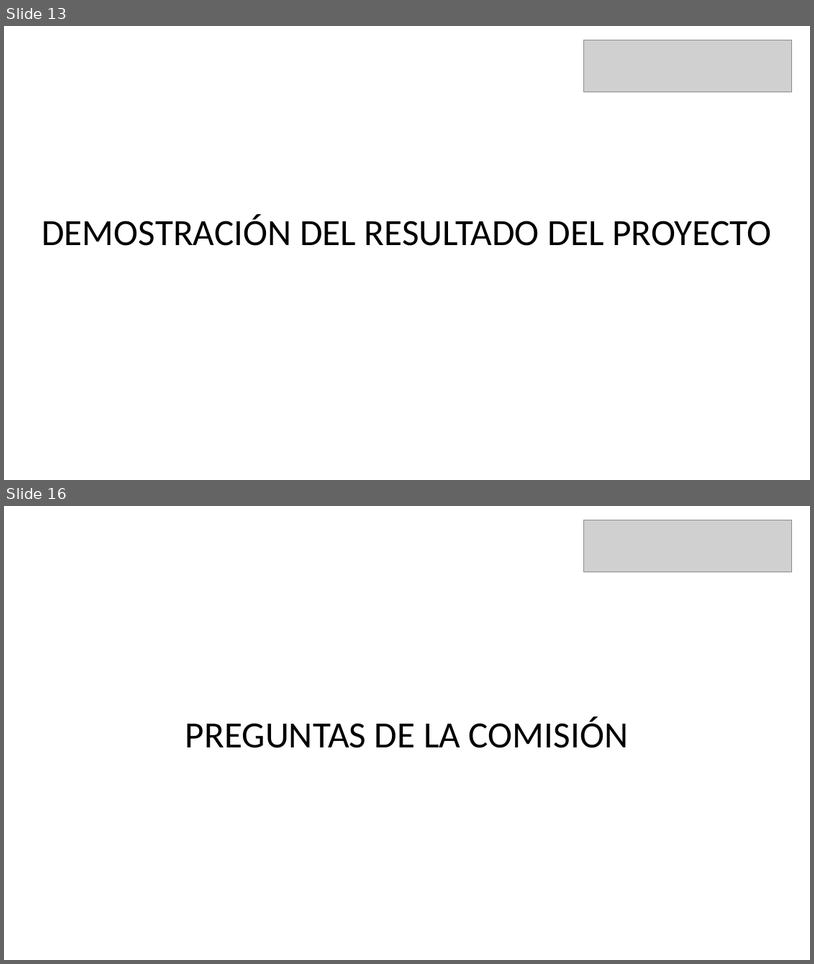
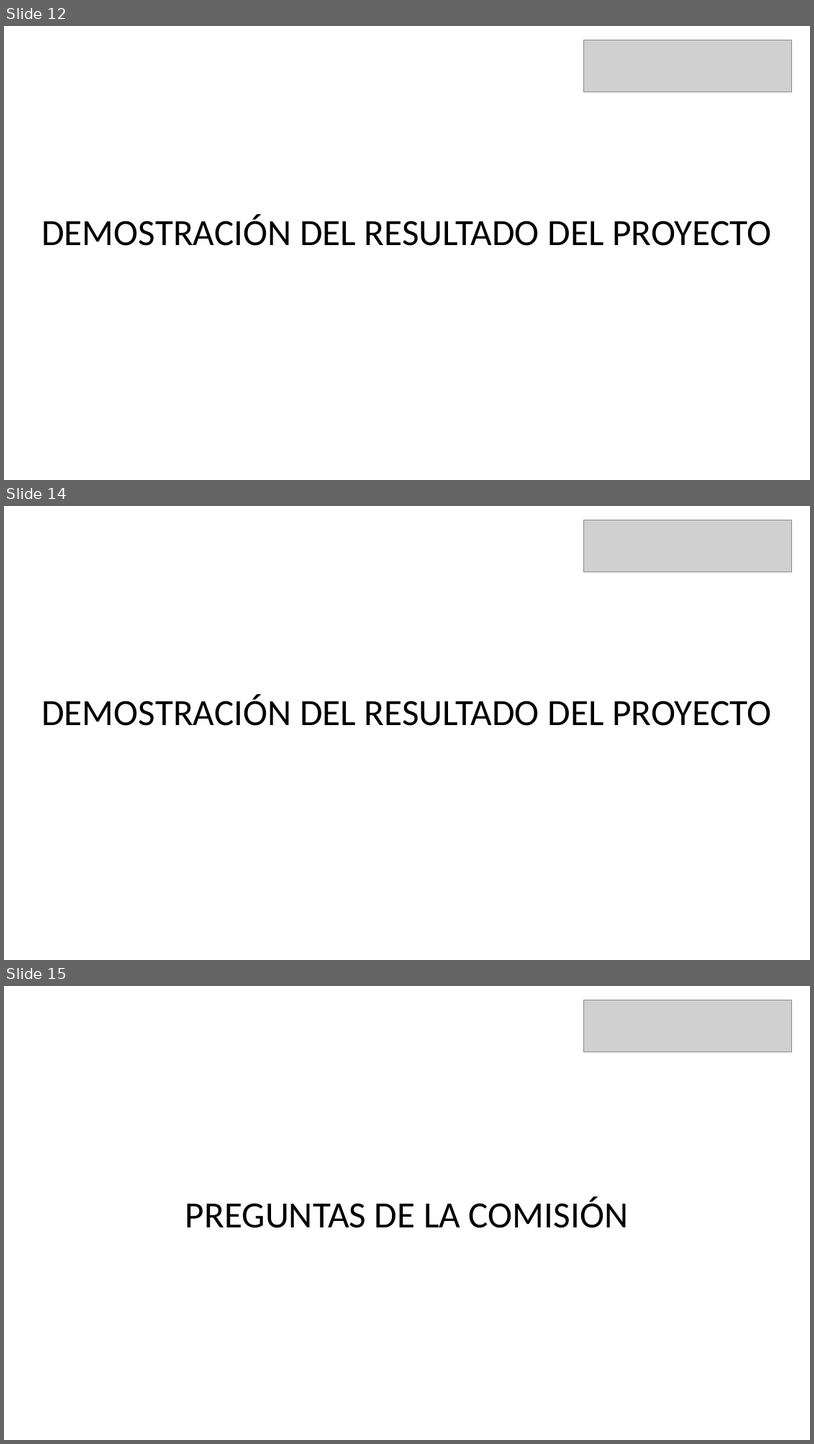
Before and after one commit to Lopr0091/DocumentosComprarata, a slide deck: FASE 3/Evidencias Grupales/Formato Presentación final.pptx. Shown one above the other, each under a label of ours: slides 13 and 16 before the commit, slides 12, 14 and 15 after it; the slides between them are not shown. The pictures are 814x964 and 814x1444 pixels, drawn with LibreOffice and Linux fonts; fonts in the diff are those of the drawing; grey boxes stand for pictures. Boxes give left, top, right and bottom in pixels: in the first picture for what was removed or moved away, otherwise in the second. Text is boxed around its words. In the diff, an @@ line names an element or a change of style, - is before the commit and + after.

```diff
--- a/FASE 3/Evidencias Grupales/Formato Presentación final.pptx
+++ b/FASE 3/Evidencias Grupales/Formato Presentación final.pptx
@@ slide 14 added at [4,506,810,960], background #FFFFFF @@
@@ picture added at [584,520,792,572] @@
@@ text added at [41,694,772,726], 44 pt, text #000000 @@
+DEMOSTRACIÓN DEL RESULTADO DEL PROYECTO
@@ what was slide 13 is now slide 12 @@
@@ what was slide 16 is now slide 15 @@
```
Also in this commit, not shown: 2 slides changed, 1 other slide added, 3 slides removed.
